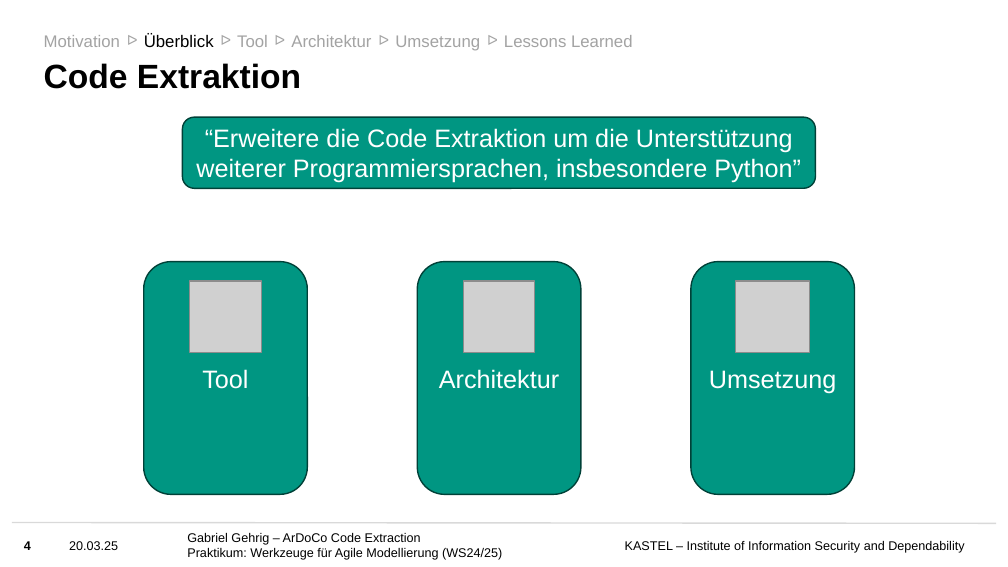
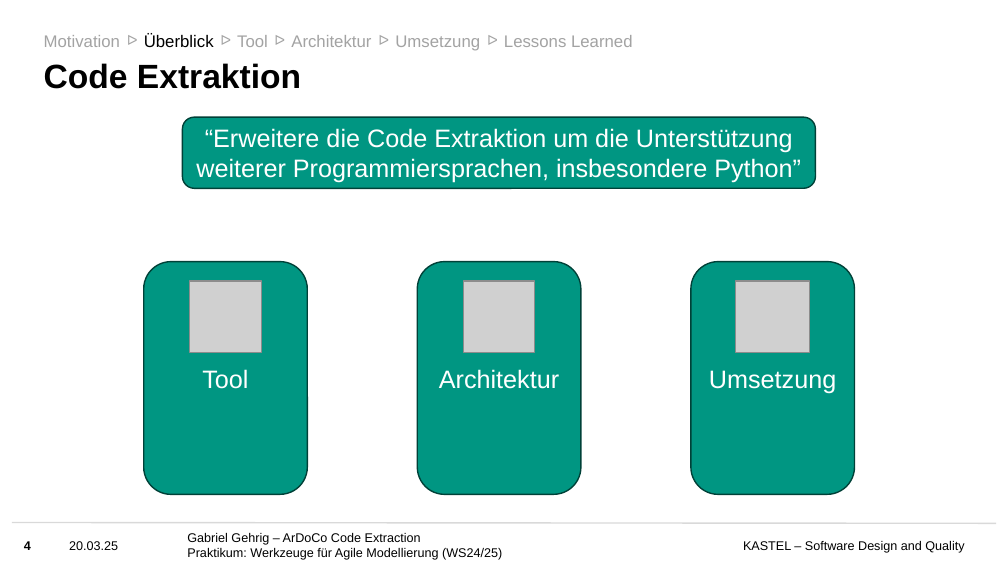
Before and after one commit to ardoco/ardoco, a slide deck: slide 4 of doc/Folien Praktikum ArDoCo.pptx. Drawn at 1008x567 pixels with LibreOffice and Linux fonts; fonts in the diff are those of the drawing; grey boxes stand for pictures; background and template pictures are left out. Boxes give left, top, right and bottom in pixels: in the first picture for what was removed or moved away, otherwise in the second. Text is boxed around its words. In the diff, an @@ line names an element or a change of style, - is before the commit and + after.

```diff
--- a/doc/Folien Praktikum ArDoCo.pptx
+++ b/doc/Folien Praktikum ArDoCo.pptx
@@ text at [743, 541, 964, 553]: text changed @@
-KASTEL – Institute of Information Security and Dependability
+KASTEL – Software Design and Quality
```
Also in this commit, not shown: 24 other slides changed, 1 other file.
